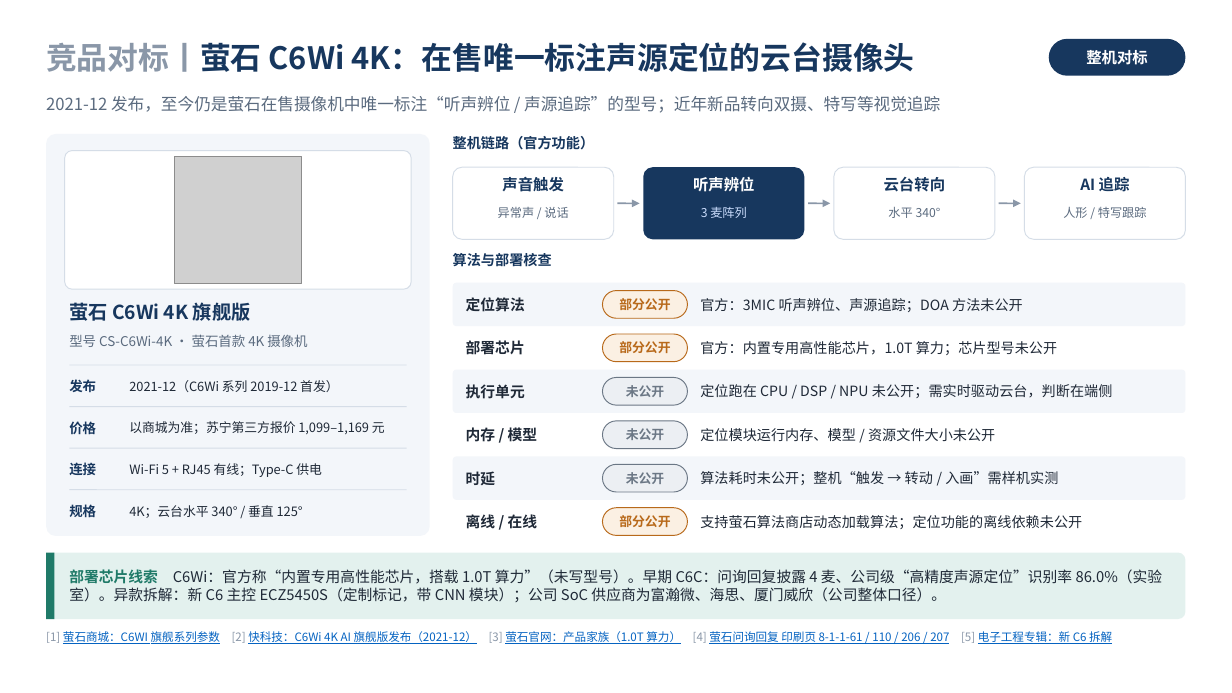
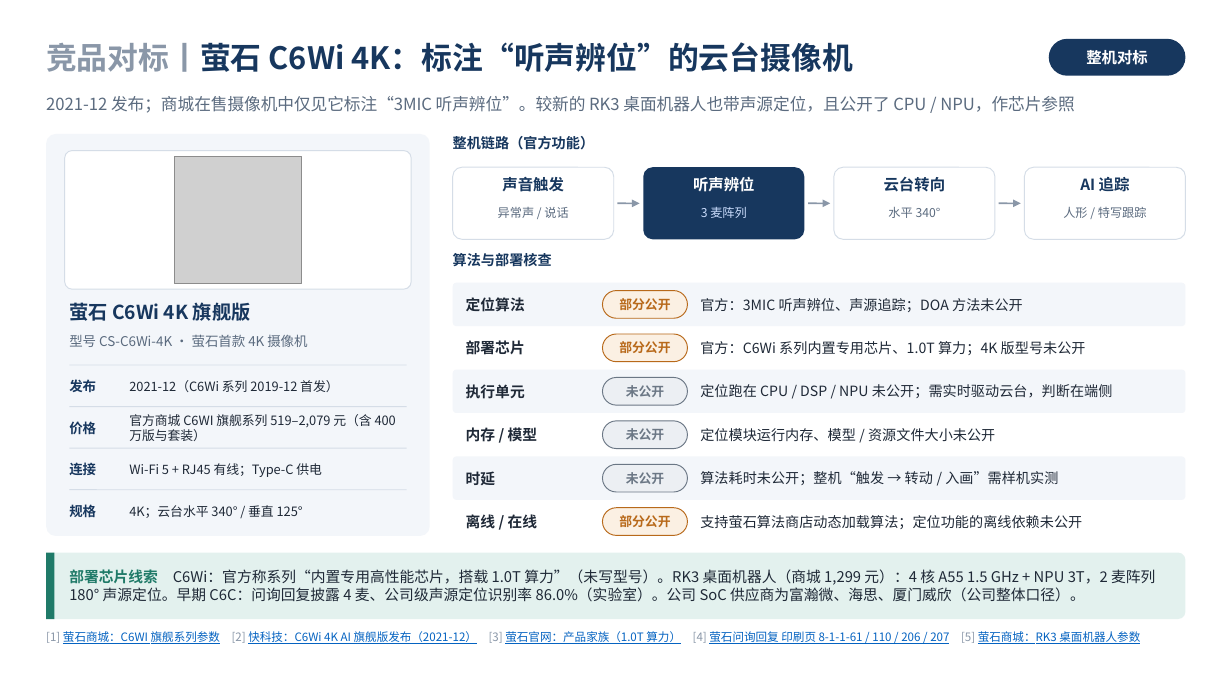
Before and after one commit to ZeroFoxxi/ssl-scene1, a slide deck: slide 1 of 竞品补充页_萤石与思必驰.pptx. Drawn at 1232x693 pixels with LibreOffice and Linux fonts; fonts in the diff are those of the drawing; grey boxes stand for pictures. Boxes give left, top, right and bottom in pixels: in the first picture for what was removed or moved away, otherwise in the second. Text is boxed around its words. In the diff, an @@ line names an element or a change of style, - is before the commit and + after.

```diff
--- a/竞品补充页_萤石与思必驰.pptx
+++ b/竞品补充页_萤石与思必驰.pptx
@@ text at bbox=[46, 42, 853, 72]: text changed @@
-竞品对标丨萤石 C6Wi 4K：在售唯一标注声源定位的云台摄像头
+竞品对标丨萤石 C6Wi 4K：标注“听声辨位”的云台摄像机
@@ text at bbox=[46, 96, 1074, 113]: text changed @@
-2021-12 发布，至今仍是萤石在售摄像机中唯一标注“听声辨位 / 声源追踪”的型号；近年新品转向双摄、特写等视觉追踪
+2021-12 发布；商城在售摄像机中仅见它标注“3MIC 听声辨位”。较新的 RK3 桌面机器人也带声源定位，且公开了 CPU / NPU，作芯片参照
@@ text at bbox=[700, 341, 1086, 355]: text changed @@
-官方：内置专用高性能芯片，1.0T 算力；芯片型号未公开
+官方：C6Wi 系列内置专用芯片、1.0T 算力；4K 版型号未公开
@@ text at bbox=[129, 414, 396, 441]: text changed @@
-以商城为准；苏宁第三方报价 1,099–1,169 元
+官方商城 C6WI 旗舰系列 519–2,079 元（含 400 万版与套装）
@@ text at bbox=[69, 569, 1155, 602]: text changed @@
-部署芯片线索 C6Wi：官方称“内置专用高性能芯片，搭载 1.0T 算力”（未写型号）。早期 C6C：问询回复披露 4 麦、公司级“高精度声源定位”识别率 86.0%（实验室）。异款拆解：新 C6 主控 ECZ5450S（定制标记，带 CNN 模块）；公司 SoC 供应商为富瀚微、海思、厦门威欣（公司整体口径）。
+部署芯片线索 C6Wi：官方称系列“内置专用高性能芯片，搭载 1.0T 算力”（未写型号）。RK3 桌面机器人（商城 1,299 元）：4 核 A55 1.5 GHz + NPU 3T，2 麦阵列 180° 声源定位。早期 C6C：问询回复披露 4 麦、公司级声源定位识别率 86.0%（实验室）。公司 SoC 供应商为富瀚微、海思、厦门威欣（公司整体口径）。
@@ text at bbox=[46, 631, 1140, 644]: text changed @@
-[1] 萤石商城：C6WI 旗舰系列参数 [2] 快科技：C6Wi 4K AI 旗舰版发布（2021-12） [3] 萤石官网：产品家族（1.0T 算力） [4] 萤石问询回复 印刷页 8-1-1-61 / 110 / 206 / 207 [5] 电子工程专辑：新 C6 拆解
+[1] 萤石商城：C6WI 旗舰系列参数 [2] 快科技：C6Wi 4K AI 旗舰版发布（2021-12） [3] 萤石官网：产品家族（1.0T 算力） [4] 萤石问询回复 印刷页 8-1-1-61 / 110 / 206 / 207 [5] 萤石商城：RK3 桌面机器人参数
```
Also in this commit, not shown: 1 other slide changed, 2 other files.
